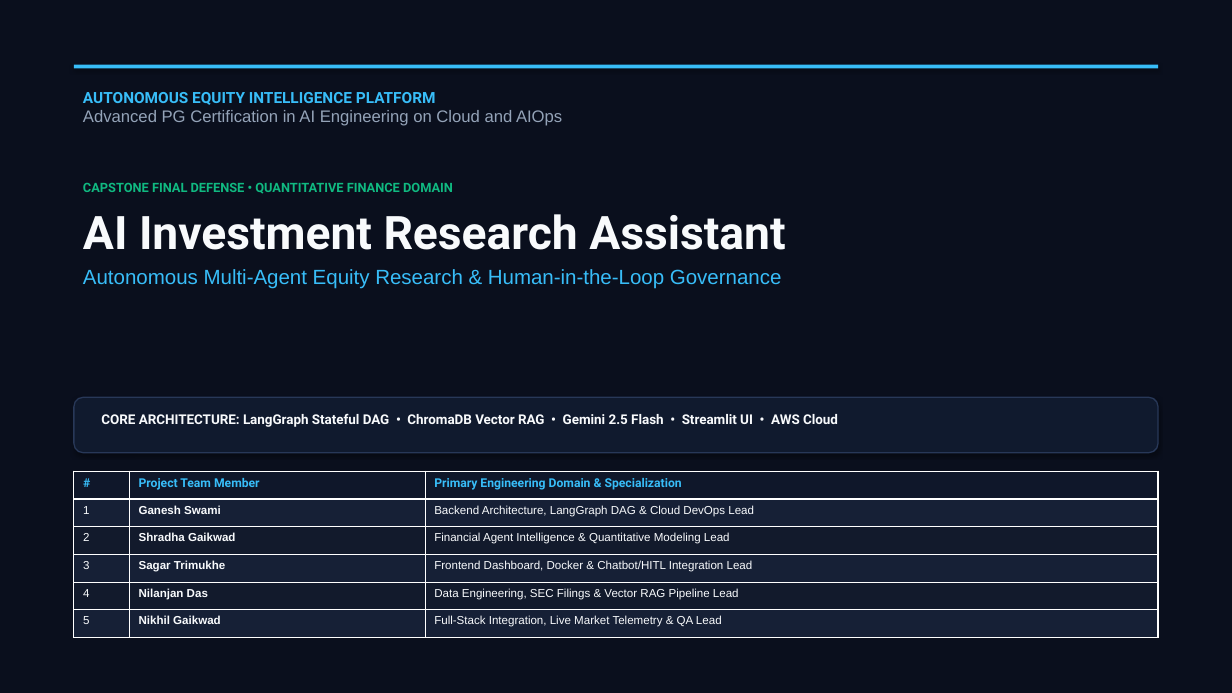
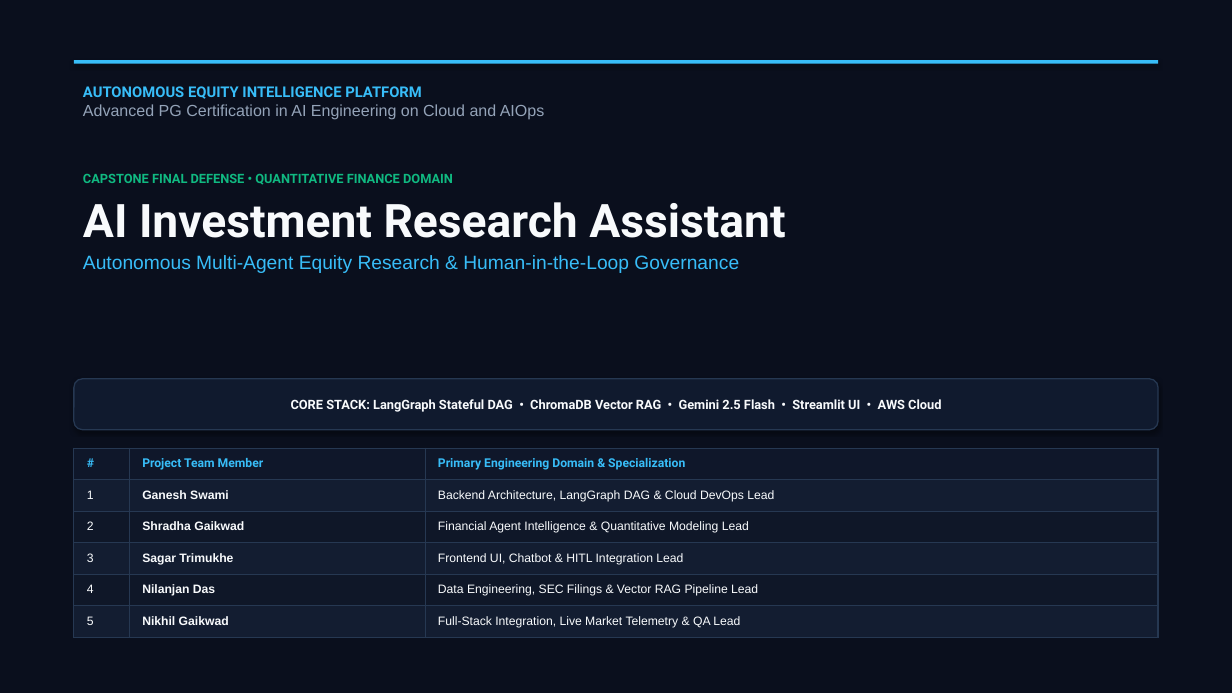
Before and after one commit to SagarTrimukhe/ai-investment-research-assistant, a slide deck: slide 1 of CAPSTONE_PROJECT_PRESENTATION.pptx. Drawn at 1232x693 pixels with LibreOffice and Linux fonts; fonts in the diff are those of the drawing. Boxes give left, top, right and bottom in pixels: in the first picture for what was removed or moved away, otherwise in the second. Text is boxed around its words. In the diff, an @@ line names an element or a change of style, - is before the commit and + after.

Commit message:
refactor: simplify presentation deck, eliminate formulas in PDF/PPT, and fix table borders and indentation

```diff
--- a/CAPSTONE_PROJECT_PRESENTATION.pptx
+++ b/CAPSTONE_PROJECT_PRESENTATION.pptx
@@ text "AUTONOMOUS EQUITY INTELLIGENCE PLATFORM" at [83,86,545,120]: size 12 to 11.5 pt in "AUTONOMOUS EQUITY INTELLIGENCE PLATFORM"; size 13 to 12.5 pt in "Advanced PG Certification in AI Engineering on ..." @@
@@ rectangle: place and size @@
-rectangle at [74,65,1158,68]
+rectangle at [74,60,1158,64]
@@ text "CAPSTONE FINAL DEFENSE • QUANTITATIVE ...": place and size @@
-text "CAPSTONE FINAL DEFENSE • QUANTITATIVE ..." at [83,183,785,289]
+text "CAPSTONE FINAL DEFENSE • QUANTITATIVE ..." at [83,174,785,273]
@@ text at [83,202,785,273]: size 16 to 15 pt in "Autonomous Multi-Agent Equity Research & Human-in-the-Loop G ..."; less space between paragraphs @@
@@ rounded rectangle "CORE STACK: LangGraph Stateful DAG ...": place and size @@
-rounded rectangle "CORE STACK: LangGraph Stateful DAG ..." at [101,413,838,427]
+rounded rectangle "CORE STACK: LangGraph Stateful DAG ..." at [74,379,1158,430]
@@ rounded rectangle "CORE STACK: LangGraph Stateful DAG ..." at [74,379,1158,430]: vertical alignment top to middle; fill none to #101A2E; outline none to #263852 1 pt; shadow on @@
@@ rounded rectangle removed at [74,397,1158,453] @@
@@ text in rounded rectangle at [291,399,941,412]: text changed; size 10.5 to 10 pt @@
-CORE ARCHITECTURE: LangGraph Stateful DAG • ChromaDB Vector RAG • Gemini 2.5 Flash • Streamlit UI • AWS Cloud
+CORE STACK: LangGraph Stateful DAG • ChromaDB Vector RAG • Gemini 2.5 Flash • Streamlit UI • AWS Cloud
@@ table at [74,448,1158,638] @@
-row 4, column 3: Frontend Dashboard, Docker & Chatbot/HITL Integration Lead
+row 4, column 3: Frontend UI, Chatbot & HITL Integration Lead
@@ fill #162036 to #131D31 in 9 cells @@
@@ fill #121A2C to #0F1728 in 6 cells @@
@@ size 9 to 9.5 pt in "1", "Ganesh Swami", "Backend Architecture, LangGraph DAG & Cloud DevOps ...", "2" and 10 more places @@
@@ borders changed @@
@@ table: place and size @@
-table at [74,471,1158,638]
+table at [74,448,1158,638]
```
Also in this commit, not shown: 3 other slides changed, 14 slides added, 14 slides removed, 1 other file.
